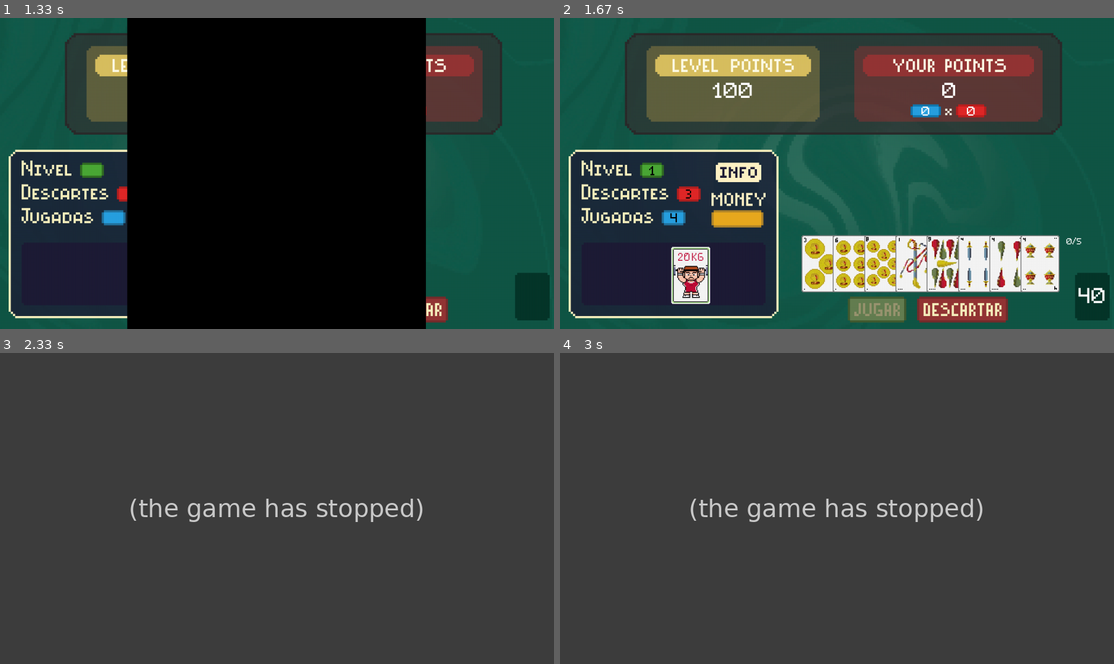
Above: before the commit, frames 1-4 (two rows, left to right).
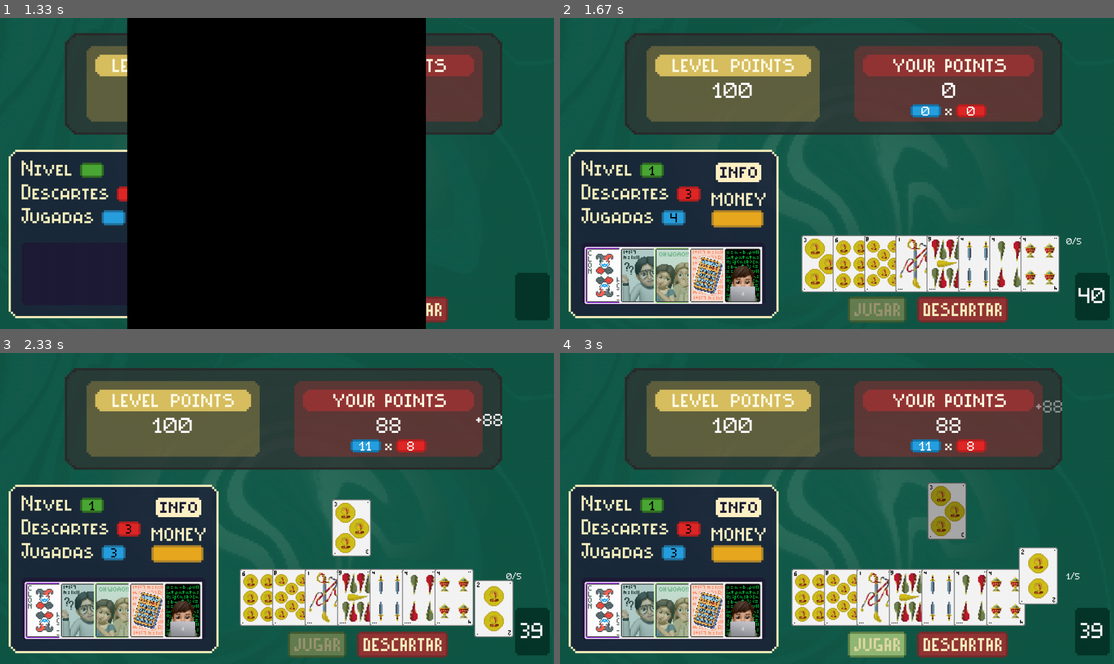
Above: after the commit, the same moments.

Repository: Hsandin7/Practica-TPA
Game: pygame game, started from main.py
Two runs of this game, one before a commit and one after it. Both use one fixed random seed, a clock stepped at 60 frames per second and the inputs below.
Inputs (mouse positions are in pixels of both pictures, inside the frame that each line leads up to):
- Up to frame 1 (1.33 s): click (277, 288) at 0.38 s; click (105, 245) at 1.22 s
- Up to frame 2 (1.67 s): click (875, 310) at 1.55 s
- Up to frame 3 (2.33 s): click (249, 589) at 1.88 s; click (315, 645) at 2.22 s
- Up to frame 4 (3 s): click (1047, 626) at 2.55 s; click (947, 483) at 2.88 s

Frame 1 is identical in both runs. In frame 2, 5.7% of the frame differs, in the area x 4-37%, y 73-93%; in frame 3, 90%, in the area x 0-100%, y 0-100%; in frame 4, 90%.
Error before the commit: UnboundLocalError: cannot access local variable 'fichas' where it is not associated with a v...; the game stopped at 2.22 s (later frames are placeholders)

Commit message:
funcionalidad de los comodines acabada.

Diff:
--- a/Clases/comodines.py
+++ b/Clases/comodines.py
@@ -12,78 +12,120 @@
 
 #Definicion de efectos para cada comodin
 
-@registrar_efecto("matematico")
-def efecto_matematico(multi):
-    print("matematico")
-    return multi*2
+
+@registrar_efecto("gloton")
+def efecto_gloton(mano, fichas, multi, dinero, cartas_jugadas):
+
+    for m in cartas_jugadas:
+        fichas += m.valor + 50
+    for m in cartas_jugadas:
+        fichas = fichas - m.valor
+    multi += 10
+
+    return fichas, multi, dinero
 
 @registrar_efecto("stonks")
-def efecto_stonks(dinero):
-    return dinero*2
+def efecto_stonks(mano, fichas, multi, dinero, cartas_jugadas):
+
+    dinero = dinero*2
+
+    return fichas, multi, dinero
+
+@registrar_efecto("matematico")
+def efecto_matematico(mano, fichas, multi, dinero, cartas_jugadas):
+
+    multi =  multi*2
+
+    return fichas, multi, dinero
 
 @registrar_efecto("calculadora")
-def efecto_calculadora(fichas, multi):
-    carta_mayor=max(key=lambda c:c.valor)
-    return fichas,multi+carta_mayor.valor
+def efecto_calculadora(mano, fichas, multi, dinero, cartas_jugadas):
+
+    carta_mayor=max(cartas_jugadas, key=lambda c:c.valor)
+    multi = multi+carta_mayor.valor
+
+    return fichas, multi, dinero
+
 
 @registrar_efecto("loco")
-def efecto_el_loco(mano, fichas, multi):
+def efecto_el_loco(mano, fichas, multi, dinero, cartas_jugadas):
+
     multi_extra=random.choice([0,1,5,10,25,50])
-    return fichas,multi+multi_extra
+    multi = multi+multi_extra
+
+    return fichas, multi, dinero
 
 @registrar_efecto("doblete")
-def efecto_doblete(mano, fichas,multi):
-    fichas=0
-    for m in mano:
+def efecto_doblete(mano, fichas, multi, dinero, cartas_jugadas):
+
+    for m in cartas_jugadas:
         fichas+=m.valor*2
-    print(fichas,multi)
-    return fichas,multi
+    for m in cartas_jugadas:
+        fichas = fichas - m.valor
+
+    return fichas, multi, dinero
 
 @registrar_efecto("esteroides")
-def efecto_esteroides(mano,fichas,multi):
-    fichas=0
-    for m in mano:
+def efecto_esteroides(mano, fichas, multi, dinero, cartas_jugadas):
+
+    for m in cartas_jugadas:
         fichas+=20
-    return fichas,multi
+    for m in cartas_jugadas:
+        fichas = fichas - m.valor
 
-@registrar_efecto("gloton")
-def efecto_gloton(mano,fichas,multi):
-    fichas=0
-    for m in mano:
-        fichas+=m.valor+20
-        multi+=10
-    return fichas,multi
+    return fichas,multi, dinero
 
 @registrar_efecto("programador")
-def efecto_programador(mano,fichas,multi,cartas_jugadas):
-    bonus=cartas_jugadas//10
-    return fichas,multi*(1+bonus)
+def efecto_programador(mano, fichas, multi, dinero, cartas_jugadas):
+
+    multi_extra = 0
+    for m in mano:
+        if m.valor == 1:
+            multi_extra += 1
+
+    multi = multi + multi_extra
+
+    return fichas,multi, dinero
+
 
 # Ahora mismo esta igual que la clase carta
 class Comodin(Boton):
     def __init__(self, nombre):
         super().__init__(f"Graficos/Comodines/{nombre}.png", 0,0)
-        self.nombre = str()
+        self.nombre = nombre
         self.descripcion = str()
         self.rareza = int() # "Comun", "Raro", "Epico"
         self.precio = int() # Precio de la carta
 
-    def aplicar(self, mano, suma, sumCartas, multi=1, dinero=0, cartas_jugadas=0,comodines=None):
-        if self.nombre=="Clon" and comodines:
-            i=comodines.i(self)
-            if i>0:
-                comodin_drch=comodines[i-1]
-                return comodin_drch.aplicar(mano,fichas,multi,dinero,cartas_jugadas,comodines)
+    def aplicar(self, mano, fichas, multi, dinero, cartas_jugadas, comodines):
+        print(self.nombre)
+        print(f"Operacion antes: {fichas} + {multi}")
+        if cartas_jugadas is None:
+            cartas_jugadas = []
+
+        if self.nombre == "clon":
+            if comodines:
+                i = comodines.index(self)
+                if i>=0 and i < len(comodines)-1:
+                    comodin_clonado = comodines[i+1]
+
+                    return comodin_clonado.aplicar(mano, fichas, multi, dinero, cartas_jugadas, comodines)
+
+                else:
+                    return fichas, multi, dinero
+
             else:
-                return fichas, multi,dinero
-        efecto=efectos_comodin.get(self.nombre)
-        if efecto:
-            resultado=efecto(mano,fichas,multi,dinero=dinero,cartas_jugadas=cartas_jugadas)
-            if len(resultado)==2:
-                fichas,multi=resultado
-            else:
-                fichas,multi,dinero=resultado
-        return fichas,multi,dinero
+                return fichas, multi, dinero
+
+
+
+        efecto = efectos_comodin.get(self.nombre)
+
+        if efecto is None:
+            return fichas, multi, dinero
+
+        resultado = efecto(mano=mano, fichas=+fichas, multi=multi, dinero=dinero, cartas_jugadas=cartas_jugadas)
+        return resultado
 
     def registrar_precio(self):
         match self.rareza:
--- a/Clases/juego.py
+++ b/Clases/juego.py
@@ -93,7 +93,7 @@
 
         self.jugador.mostrar_cartas(screen)
         self.jugador.mostrar_puntos(screen)
-        self.jugador.mostrar_comodines(screen)
+        self.jugador.mostrar_comodines_mano(screen)
 
     def actualizar_pagina_juego(self, eventos):
         if self.jugador.sig_nivel:
--- a/Clases/jugador.py
+++ b/Clases/jugador.py
@@ -28,12 +28,12 @@
         self.niveles =          Niveles()
 
         self.mano = [self.mazo.robar() for _ in range(0,8)]
-        self.comodines=[
-            Comodin("esteroides"),
-            #Comodin("matematico"),
-            #Comodin("doblete"),
-            #Comodin("gloton"),
-            #Comodin("programador")
+        self.comodines_mano=[
+            Comodin("clon"),
+            Comodin("matematico"),
+            Comodin("doblete"),
+            Comodin("calculadora"),
+            Comodin("programador")
         ]
 
         self._cartas_seleccionadas =    list()
@@ -91,9 +91,9 @@
                 carta.y_final = 350
                 carta.dibujar(screen)
 
-        if self.comodines:
-            pos_x = 257 - float( (len(self.comodines)-1) / 2 ) * 100
-            for comodin in self.comodines:
+        if self.comodines_mano:
+            pos_x = 257 - float( (len(self.comodines_mano)-1) / 2 ) * 100
+            for comodin in self.comodines_mano:
                 comodin.x = pos_x
                 comodin.y = 530
                 comodin.dibujar(screen)
@@ -105,8 +105,8 @@
         # Temporal?
         mostrar_texto_centrado(screen, f"{len(self.mazo.cartas)}", 1230, 600, 50)
 
-    def mostrar_comodines(self,screen):
-        for c in self.comodines:
+    def mostrar_comodines_mano(self,screen):
+        for c in self.comodines_mano:
             c.dibujar(screen)
 
 
@@ -129,16 +129,20 @@
             self.multiplicador = evaluacion["Multiplicador"]
             self.puntos += self.puntos_cartas * self.multiplicador
 
-            # print(evaluacion)      # Para debugging
-            # print(self._cartas_jugadas)
-            if self.comodines:
-                for c in self.comodines:
-                    fichas,multi,dinero=c.aplicar(self.mano,self.puntos_cartas,self.multiplicador,self.dinero,len(self._cartas_jugadas),self.comodines)
+
+            if self.comodines_mano:
+                fichas = self.puntos_cartas
+                multi = self.multiplicador
+                dinero = self.dinero
+
+                for c in self.comodines_mano:
+                    fichas,multi,dinero=c.aplicar(self.mano,fichas,multi,dinero,self._cartas_jugadas, self.comodines_mano)
 
                 self.puntos_cartas=fichas
-                #self.multiplicador=multi
-                #self.dinero=dinero
-                #self.puntos+=fichas*multi
+                self.multiplicador=multi
+                self.dinero=dinero
+                self.puntos=fichas*multi
+                print(f"Operacion despues: {fichas} * {multi} = {self.puntos}")
 
             for carta in self._cartas_jugadas:      # Quita las cartas que se hayan jugado para que el resto se descarte correctamente
                 self.mano.remove(carta)
@@ -202,7 +206,7 @@
             mostrar_texto(screen, f"Puntos: {datos["puntos"]}", x, 215, 20)
             # Cambiar por informacion diferente
             mostrar_texto(screen, f"Nivel: {datos["puntos"]}", x, 245, 20)
-            mostrar_texto(screen, f"Comodines: {datos["puntos"]}", x, 275, 20)
+            mostrar_texto(screen, f"comodines_mano: {datos["puntos"]}", x, 275, 20)
             mostrar_texto(screen, f"Puntos: {datos["puntos"]}", x, 305, 20)
             x += 250
 
